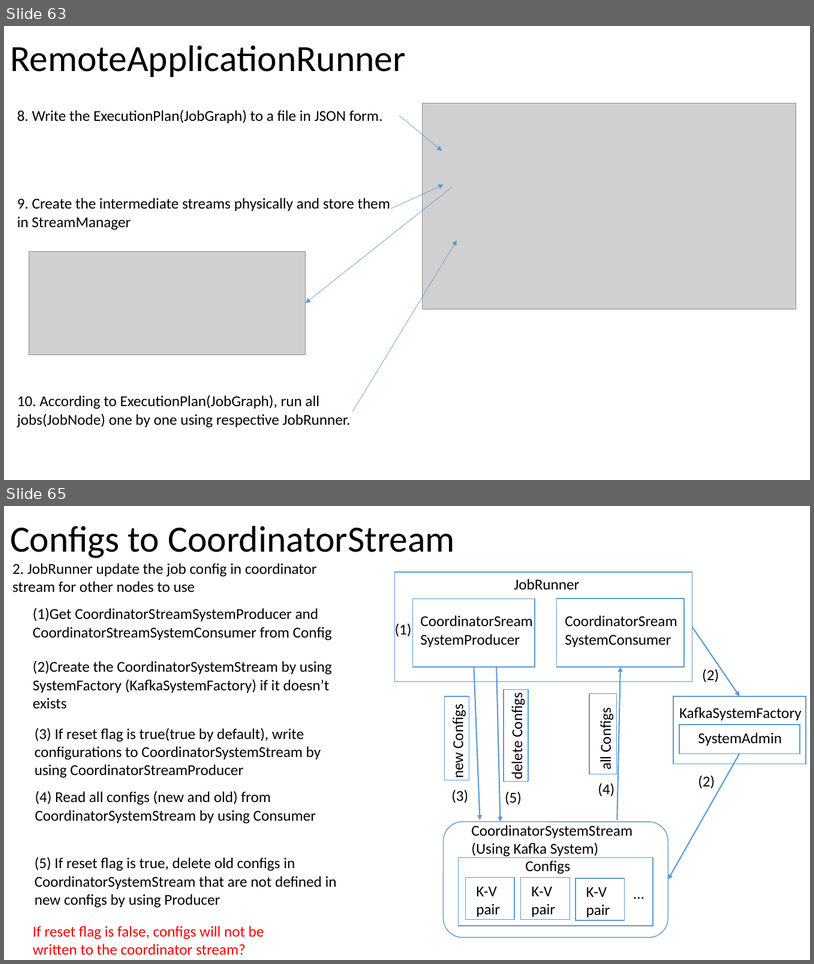
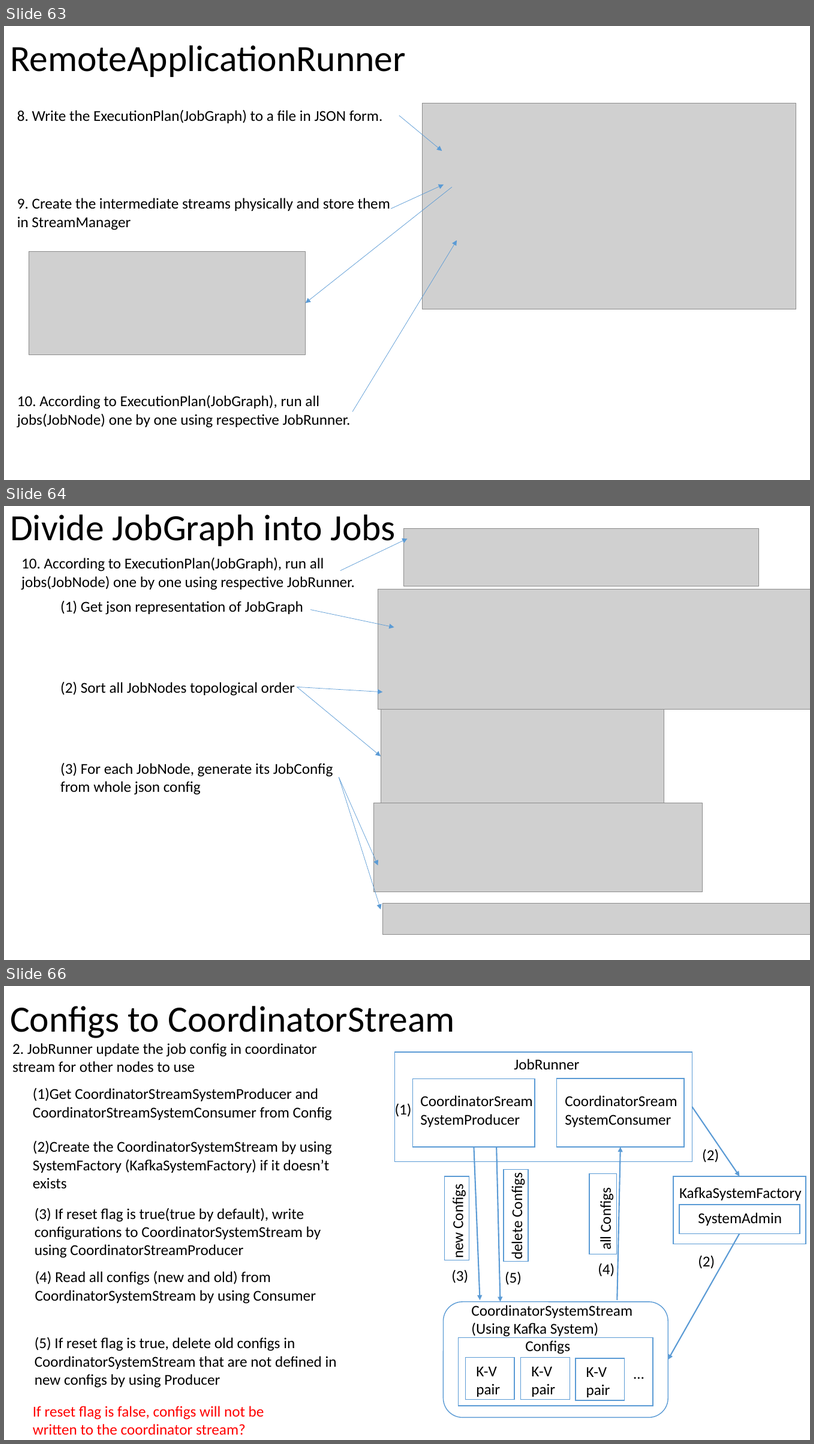
Before and after one commit to Swrrt/Samza-Documents, a slide deck: Documentation/SamzaStructure.pptx. Shown one above the other, each under a label of ours: slides 63 and 65 before the commit, slides 63, 64 and 66 after it; the slides between them are not shown. The pictures are 814x964 and 814x1444 pixels, drawn with LibreOffice and Linux fonts; fonts in the diff are those of the drawing; grey boxes stand for pictures. Boxes give left, top, right and bottom in pixels: in the first picture for what was removed or moved away, otherwise in the second. Text is boxed around its words. In the diff, an @@ line names an element or a change of style, - is before the commit and + after.

```diff
--- a/Documentation/SamzaStructure.pptx
+++ b/Documentation/SamzaStructure.pptx
@@ slide 64 added at bbox=[4, 506, 810, 960], background #FFFFFF @@
@@ title added at bbox=[10, 514, 396, 549], 44 pt, text #000000 @@
+Divide JobGraph into Jobs
@@ arrow added from (341, 571) to (408, 538), #5B9BD5 0.5 pt @@
@@ picture added at bbox=[404, 529, 759, 586] @@
@@ text added at bbox=[21, 557, 355, 590], 18 pt, text #000000 @@
+10. According to ExecutionPlan(JobGraph), run all jobs(JobNode) one by one using respective JobRunner.
@@ picture added at bbox=[378, 589, 810, 709] @@
@@ text added at bbox=[60, 600, 303, 615], 18 pt, text #000000 @@
+(1) Get json representation of JobGraph
@@ arrow added from (311, 609) to (394, 627), #5B9BD5 0.5 pt @@
@@ text added at bbox=[60, 681, 295, 696], 18 pt, text #000000 @@
+(2) Sort all JobNodes topological order
@@ arrow added from (297, 687) to (383, 692), #5B9BD5 0.5 pt @@
@@ arrow added from (297, 687) to (381, 756), #5B9BD5 0.5 pt @@
@@ picture added at bbox=[381, 709, 665, 803] @@
@@ text added at bbox=[60, 762, 333, 795], 18 pt, text #000000 @@
+(3) For each JobNode, generate its JobConfig from whole json config
@@ arrow added from (339, 777) to (378, 865), #5B9BD5 0.5 pt @@
@@ arrow added from (339, 777) to (381, 909), #5B9BD5 0.5 pt @@
@@ picture added at bbox=[374, 803, 704, 892] @@
@@ picture added at bbox=[383, 903, 810, 934] @@
@@ what was slide 65 is now slide 66 @@
```
Also in this commit, not shown: 3 slides changed, 1 other slide added, 1 slide removed.
